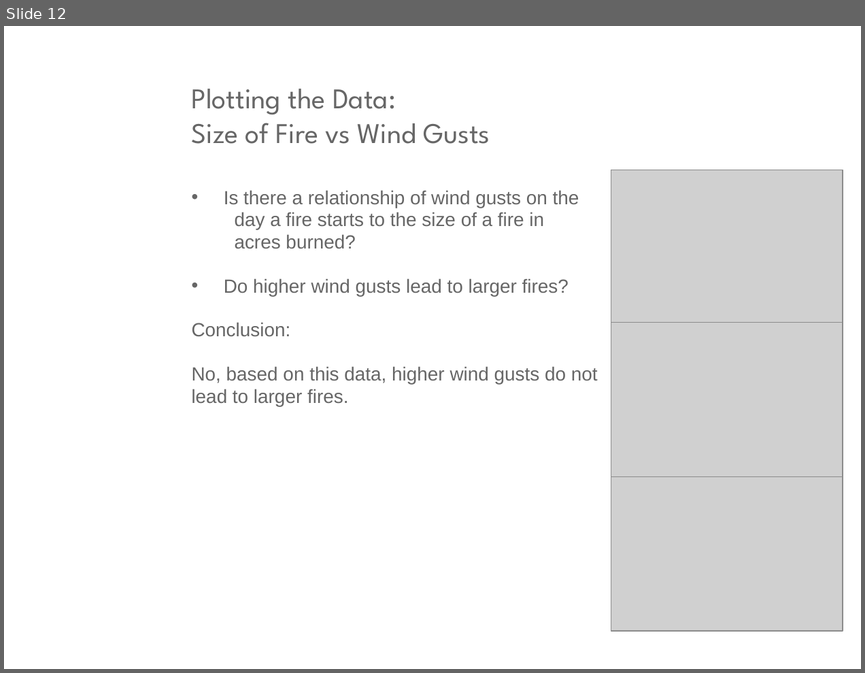
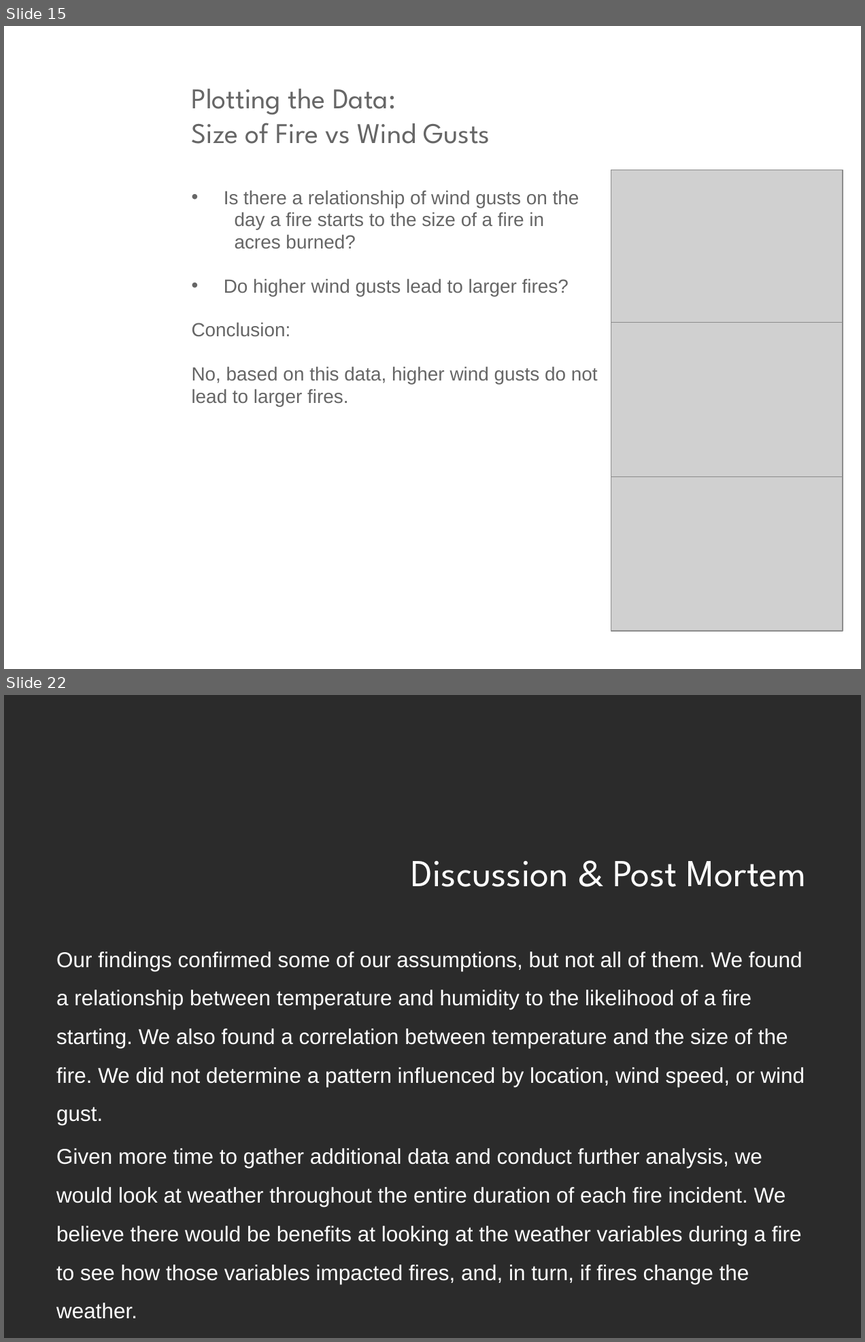
Before and after one commit to hockeylori/project1repo, a slide deck: ppt_writeup/Team7Project.pptx. Shown one above the other, each under a label of ours: slide 12 before the commit, slides 15 and 22 after it; the slides between them are not shown. The pictures are 865x673 and 865x1342 pixels, drawn with LibreOffice and Linux fonts; fonts in the diff are those of the drawing; grey boxes stand for pictures; background and template pictures are left out; a plain dark background stands for a picture behind light text. Boxes give left, top, right and bottom in pixels: in the first picture for what was removed or moved away, otherwise in the second. Text is boxed around its words. In the diff, an @@ line names an element or a change of style, - is before the commit and + after.

```diff
--- a/ppt_writeup/Team7Project.pptx
+++ b/ppt_writeup/Team7Project.pptx
@@ slide 22 added at (4,695,861,1338), background picture (left out) @@
@@ title added at (411,861,806,887), 32 pt, text #FFFFFF @@
+Discussion & Post Mortem
@@ text added at (56,951,804,1319), 18 pt, text #FFFFFF @@
+Our findings confirmed some of our assumptions, but not all of them. We found a relationship between temperature and humidity to the likelihood of a fire starting. We also found a correlation between temperature and the size of the fire. We did not determine a pattern influenced by location, wind speed, or wind gust.
+Given more time to gather additional data and conduct further analysis, we would look at weather throughout the entire duration of each fire incident. We believe there would be benefits at looking at the weather variables during a fire to see how those variables impacted fires, and, in turn, if fires change the weather.
@@ what was slide 12 is now slide 15 @@
```
Also in this commit, not shown: 6 slides changed, 10 other slides added, 1 slide removed, 7 other files.
